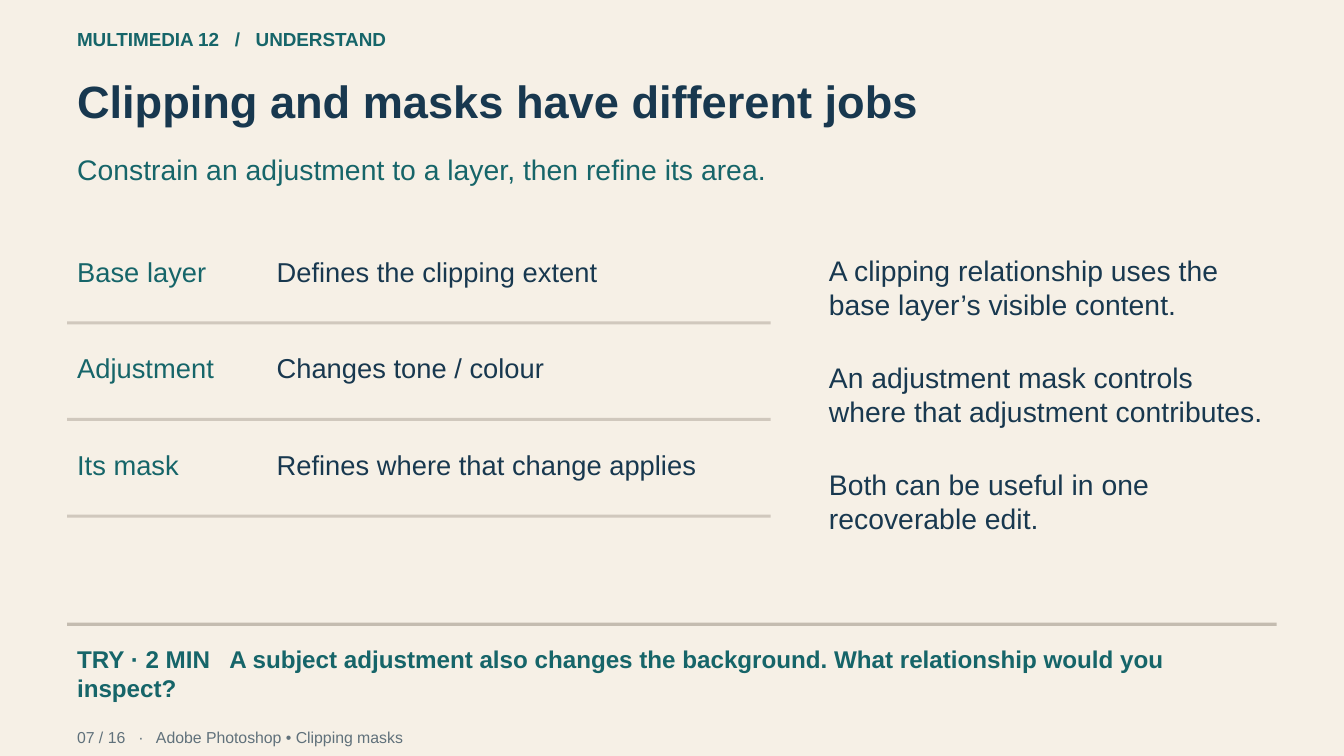
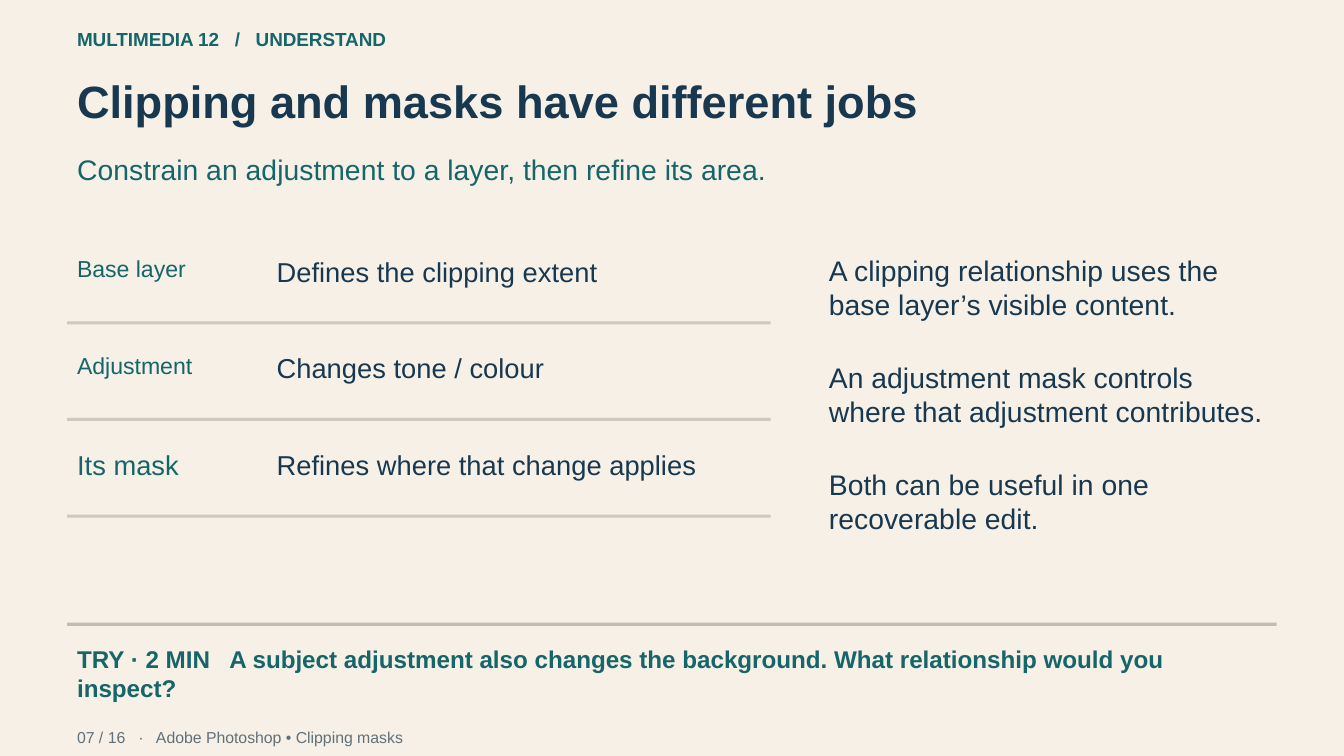
Before and after one commit to ctwadden/multimedia-12, a slide deck: slide 7 of reviews/design-story-2026-10-09/downloads/MM12_Sprint04_Believable_Composite_2026-10-09_v1.pptx. Drawn at 1344x756 pixels with LibreOffice and Linux fonts; fonts in the diff are those of the drawing. Boxes give left, top, right and bottom in pixels: in the first picture for what was removed or moved away, otherwise in the second. Text is boxed around its words. In the diff, an @@ line names an element or a change of style, - is before the commit and + after.

```diff
--- a/reviews/design-story-2026-10-09/downloads/MM12_Sprint04_Believable_Composite_2026-10-09_v1.pptx
+++ b/reviews/design-story-2026-10-09/downloads/MM12_Sprint04_Believable_Composite_2026-10-09_v1.pptx
@@ text "Base layer" at (77,260,186,282): size 19.5 to 16.5 pt @@
@@ text "Adjustment" at (77,357,192,379): size 19.5 to 16.5 pt @@
```
Also in this commit, not shown: 5 other files.
